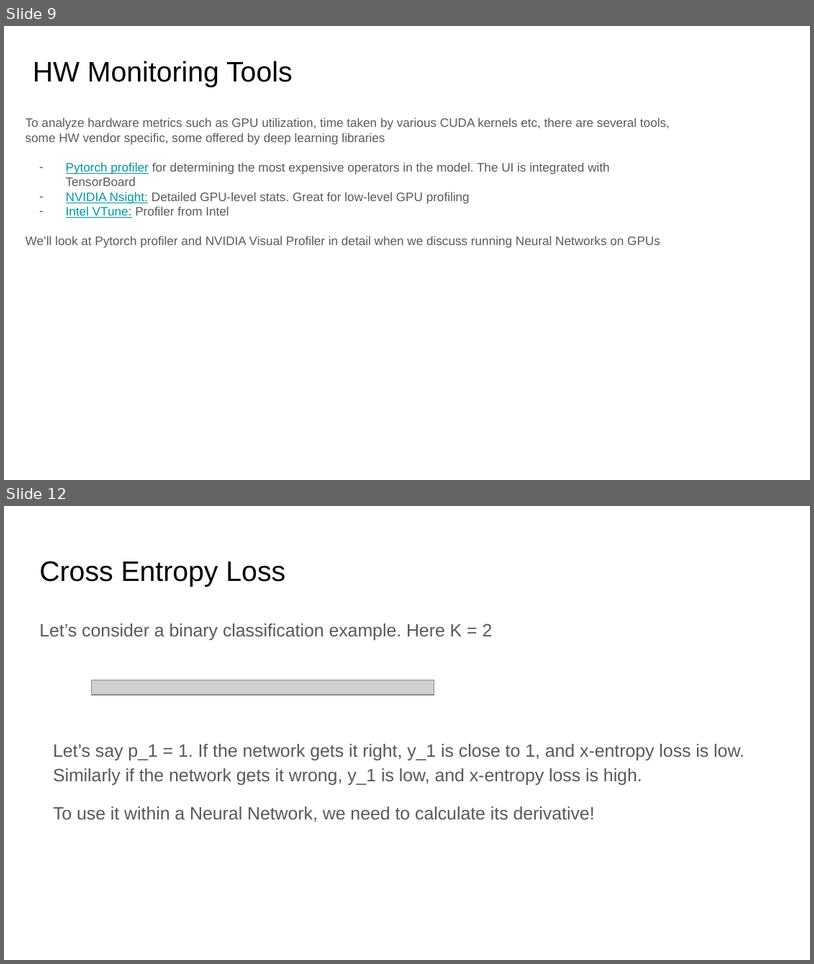
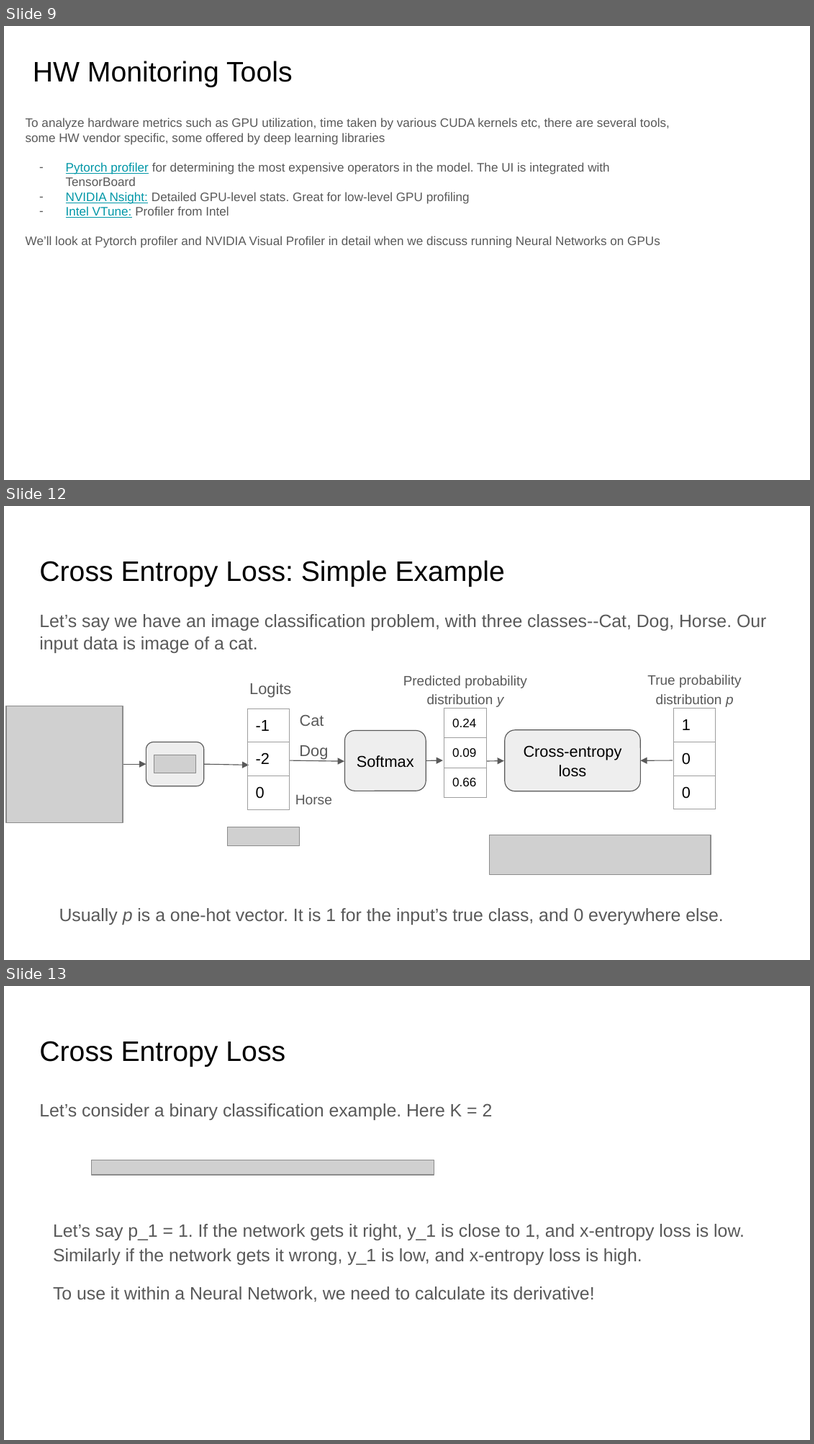
Before and after one commit to ankur6ue/deep-learning-course, a slide deck: class_3/deep_learning_course_class_3.pptx. Shown one above the other, each under a label of ours: slides 9 and 12 before the commit, slides 9, 12 and 13 after it; the slides between them are not shown. The pictures are 814x964 and 814x1444 pixels, drawn with LibreOffice and Linux fonts; fonts in the diff are those of the drawing; grey boxes stand for pictures. Boxes give left, top, right and bottom in pixels: in the first picture for what was removed or moved away, otherwise in the second. Text is boxed around its words. In the diff, an @@ line names an element or a change of style, - is before the commit and + after.

Commit message:
Fixed bug in MSE Loss, update lecture 3 slides

```diff
--- a/class_3/deep_learning_course_class_3.pptx
+++ b/class_3/deep_learning_course_class_3.pptx
@@ slide 12 added at [4, 506, 810, 960], background #FFFFFF @@
@@ title added at [39, 560, 505, 587], 25.2 pt, text #000000 @@
+Cross Entropy Loss: Simple Example
@@ text added at [39, 614, 766, 653], 16 pt, text #595959 @@
+Let’s say we have an image classification problem, with three classes--Cat, Dog, Horse. Our input data is image of a cat.
@@ text added at [404, 675, 527, 707], 12.2 pt, text #595959 @@
+Predicted probability distribution y
@@ text added at [648, 674, 742, 707], 12.2 pt, text #595959 @@
+True probability distribution p
@@ text added at [250, 682, 291, 698], 14 pt, text #595959 @@
+Logits
@@ picture added at [6, 705, 124, 822] @@
@@ table added at [247, 708, 289, 960], 3 rows, 1 columns @@
+-1
+-2
+0
@@ text added at [300, 715, 324, 726], 14 pt, text #595959 @@
+Cat
@@ table added at [445, 708, 486, 960], 3 rows, 1 columns @@
+0.24
+0.09
+0.66
@@ table added at [674, 708, 716, 960], 3 rows, 1 columns @@
+1
+0
+0
@@ rounded rectangle added at [146, 741, 204, 786], fill #EEEEEE, outline #595959 0.75 pt @@
@@ rounded rectangle added at [345, 730, 427, 790], fill #EEEEEE, outline #595959 0.75 pt, 14 pt, text #000000 @@
+Softmax
@@ rounded rectangle added at [505, 730, 640, 791], fill #EEEEEE, outline #595959 0.75 pt, 14 pt, text #000000 @@
+Cross-entropy loss
@@ arrow added from (121, 764) to (146, 764), #595959 0.75 pt @@
@@ picture added at [154, 754, 196, 773] @@
@@ arrow added from (204, 764) to (249, 765), #595959 0.75 pt @@
@@ arrow added from (289, 760) to (345, 761), #595959 0.75 pt @@
@@ text added at [299, 745, 328, 759], 14 pt, text #595959 @@
+Dog
@@ arrow added from (426, 761) to (443, 760), #595959 0.75 pt @@
@@ arrow added from (487, 761) to (504, 761), #595959 0.75 pt @@
@@ arrow added from (672, 760) to (641, 760), #595959 0.75 pt @@
@@ text added at [296, 794, 332, 804], 12.4 pt, text #595959 @@
+Horse
@@ picture added at [228, 827, 300, 846] @@
@@ picture added at [489, 835, 710, 875] @@
@@ text added at [59, 908, 723, 924], 16 pt, text #595959 @@
+Usually p is a one-hot vector. It is 1 for the input’s true class, and 0 everywhere else.
@@ what was slide 12 is now slide 13 @@
```
Also in this commit, not shown: 2 slides changed, 5 other slides added, 8 other files.
